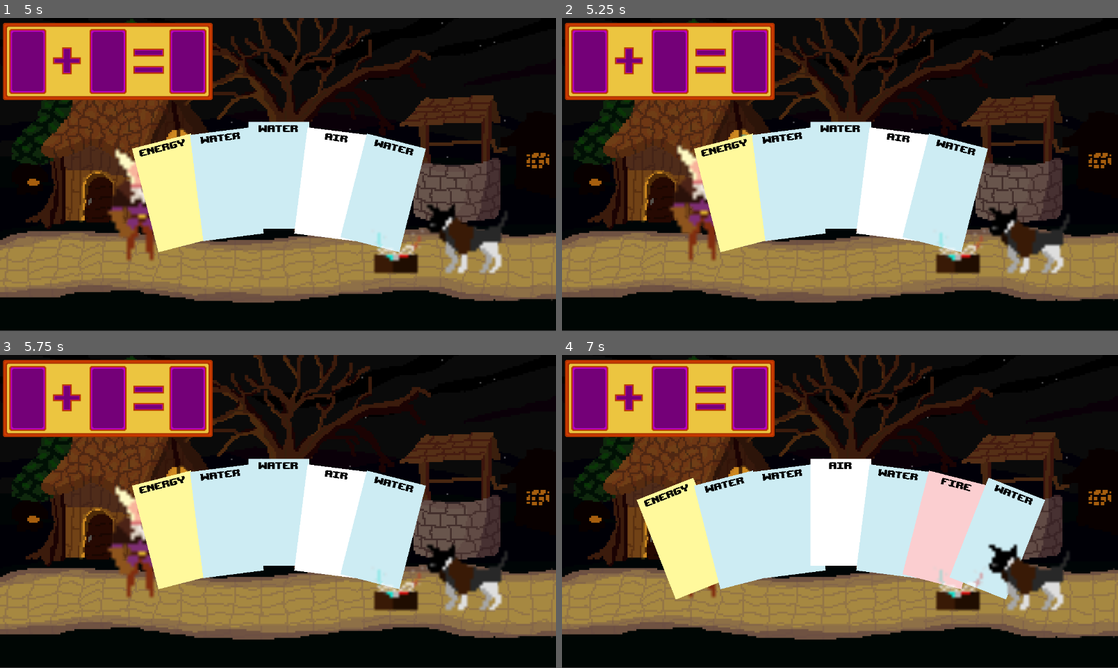
Above: before the commit, frames 1-4 (two rows, left to right).
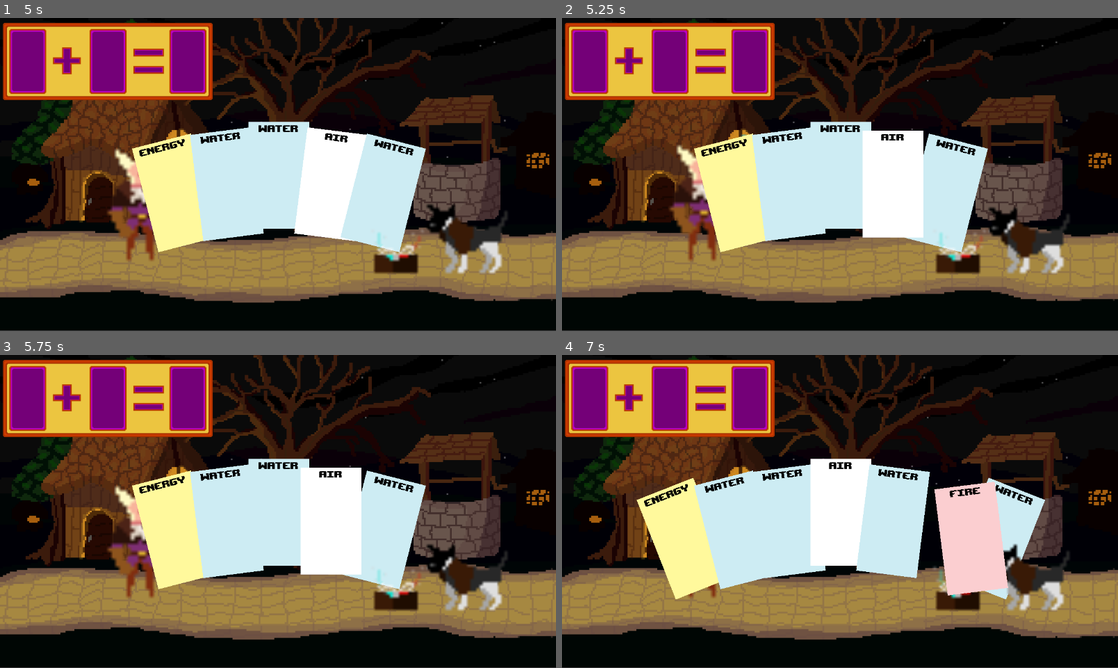
Above: after the commit, the same moments.

Repository: HenriqueCamillo/Auauquimia
Game: Godot game, scene res://scenes/GameManager.tscn
Same seed, same stepped clock (60 frames per second), same inputs: the game is played once before the commit and once after it.
Inputs (mouse positions are in pixels of both pictures, inside the frame that each line leads up to):
- Up to frame 1 (5 s): move the mouse to (400, 158) at 0.52 s; press the mouse at (400, 158) at 0.53 s; hold Up (ui_up) 0.53-1.28 s; tap Space (ui_select) at 0.77, 1.52, 3.02, 3.77, 4.52 s; right-click (400, 158) at 0.8 s; move the mouse to (166, 190) at 1.27 s; release the mouse at (166, 190) at 1.28 s; hold Down (ui_down) 1.28-2.03 s; right-click (166, 190) at 1.35 s; click (166, 190) at 1.55 s; move the mouse to (333, 105) at 2.02 s; press the mouse at (333, 105) at 2.03 s; hold Up (ui_up) 2.03-3.53 s; right-click (333, 105) at 2.3 s; move the mouse to (250, 237) at 2.77 s; release the mouse at (250, 237) at 2.78 s; right-click (250, 237) at 2.85 s; click (250, 237) at 3.05 s; move the mouse to (444, 221) at 3.52 s; press the mouse at (444, 221) at 3.53 s; hold Down (ui_down) from 3.53 s (still down); right-click (444, 221) at 3.8 s; move the mouse to (111, 127) at 4.27 s; release the mouse at (111, 127) at 4.28 s; right-click (111, 127) at 4.35 s; click (111, 127) at 4.55 s
- Up to frame 2 (5.25 s): keep holding Down (ui_down); move the mouse to (867, 174) at 5.02 s; press the mouse at (867, 174) at 5.03 s
- Up to frame 3 (5.75 s): keep holding Down (ui_down); right-click (305, 511) at 5.3 s
- Up to frame 4 (7 s): move the mouse to (756, 433) at 5.77 s; release Down (ui_down) at 5.78 s; release the mouse at (756, 433) at 5.78 s; hold Up (ui_up) from 5.78 s (still down); right-click (756, 433) at 5.85 s; tap Space (ui_select) at 6.02, 6.77 s; click (756, 433) at 6.05 s; move the mouse to (962, 495) at 6.52 s; press the mouse at (962, 495) at 6.53 s; right-click (962, 495) at 6.8 s

Frame 1 is identical in both runs. In frame 2, 0.9% of the frame differs, in the area x 52-66%, y 34-72%; in frame 3, 0.9%; in frame 4, 4.0%, in the area x 61-81%, y 36-77%.
Error in both runs: Invalid operands 'int' and 'Nil' in operator '-'. (res://scripts/Player.gd:27)

Commit message:
LEROOOOOOOOOOY

Diff:
--- a/project.godot
+++ b/project.godot
@@ -48,6 +48,19 @@
 window/size/height=720
 window/size/resizable=false
 
+[input]
+
+left_click={
+"deadzone": 0.5,
+"events": [ Object(InputEventMouseButton,"resource_local_to_scene":false,"resource_name":"","device":-1,"alt":false,"shift":false,"control":false,"meta":false,"command":false,"button_mask":0,"position":Vector2( 0, 0 ),"global_position":Vector2( 0, 0 ),"factor":1.0,"button_index":1,"pressed":false,"doubleclick":false,"script":null)
+ ]
+}
+right_click={
+"deadzone": 0.5,
+"events": [ Object(InputEventMouseButton,"resource_local_to_scene":false,"resource_name":"","device":-1,"alt":false,"shift":false,"control":false,"meta":false,"command":false,"button_mask":0,"position":Vector2( 0, 0 ),"global_position":Vector2( 0, 0 ),"factor":1.0,"button_index":2,"pressed":false,"doubleclick":false,"script":null)
+ ]
+}
+
 [rendering]
 
 environment/default_environment="res://default_env.tres"
--- a/scenes/Card.tscn
+++ b/scenes/Card.tscn
@@ -35,5 +35,6 @@
 custom_colors/font_color = Color( 0, 0, 0, 1 )
 text = "Nome"
 align = 1
+
 [connection signal="mouse_entered" from="Art" to="." method="onMouseEnter"]
 [connection signal="mouse_exited" from="Art" to="." method="onMouseExit"]
--- a/scenes/GameManager.tscn
+++ b/scenes/GameManager.tscn
@@ -36,5 +36,6 @@
 
 [node name="Hand" parent="Player" instance=ExtResource( 10 )]
 position = Vector2( 623.482, 251.681 )
+
 [connection signal="playerTurn" from="." to="Player" method="onTurnStart"]
 [connection signal="turnEnded" from="Player" to="." method="onTurnEnded"]
--- a/scripts/Card.gd
+++ b/scripts/Card.gd
@@ -69,6 +69,7 @@
 	pass
 
 func onMouseEnter():
+	print("to aqui carai")
 	isFocus = true
 
 
